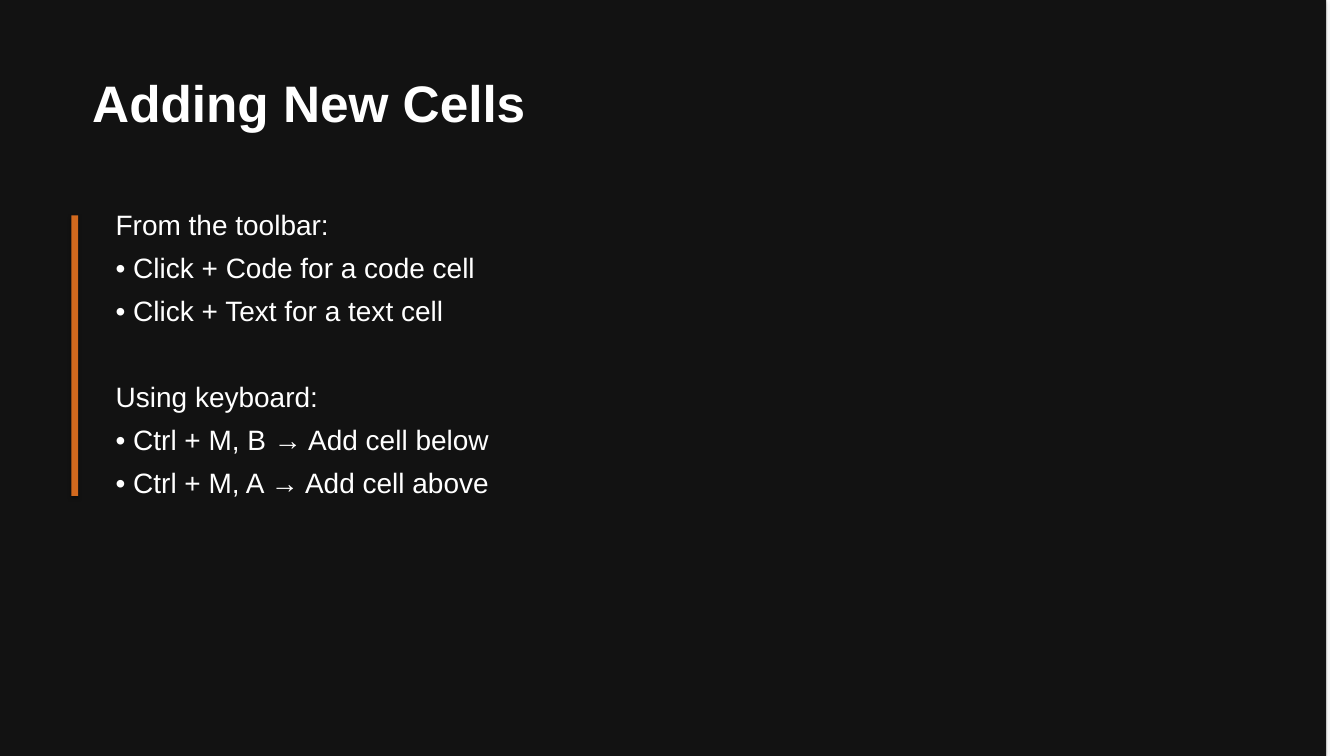
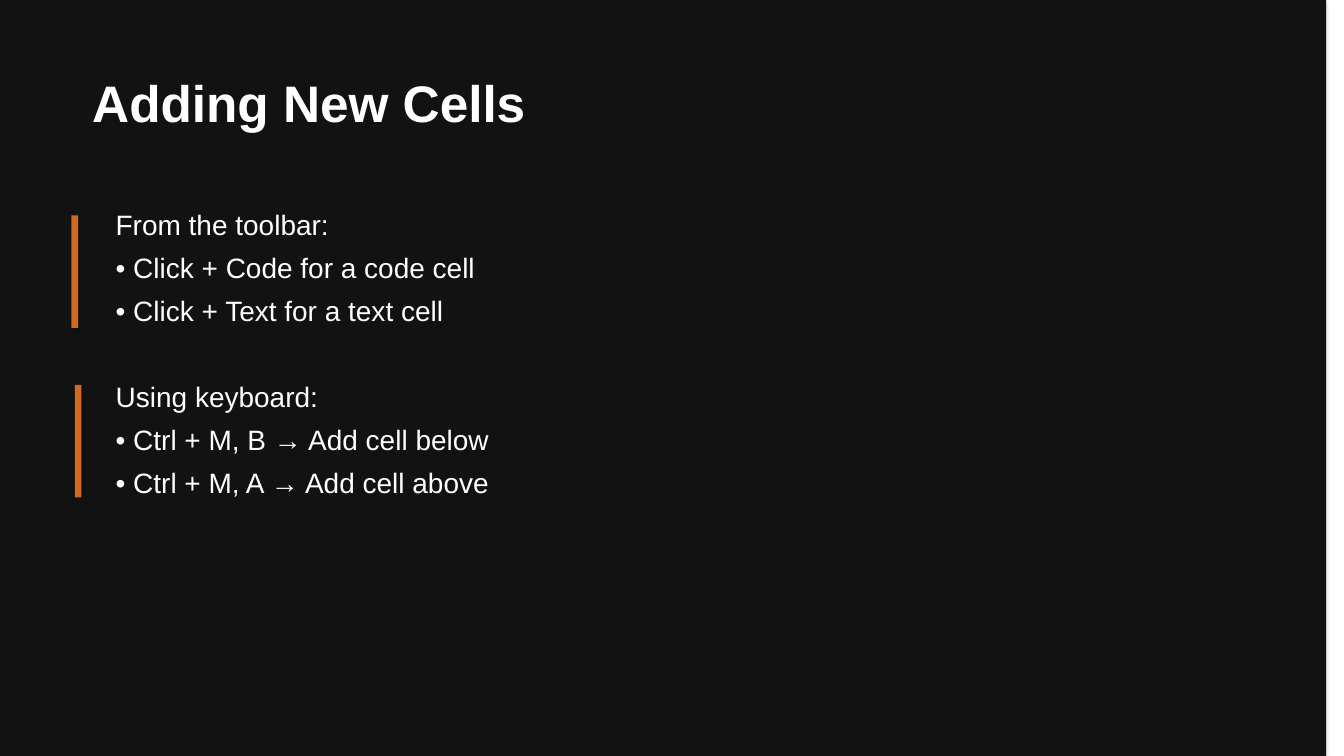
Before and after one commit to kerryback/mgmt675, a slide deck: slide 17 of colab.pptx. Drawn at 1344x756 pixels with LibreOffice and Linux fonts; fonts in the diff are those of the drawing. Boxes give left, top, right and bottom in pixels: in the first picture for what was removed or moved away, otherwise in the second. Text is boxed around its words. In the diff, an @@ line names an element or a change of style, - is before the commit and + after.

```diff
--- a/colab.pptx
+++ b/colab.pptx
@@ rectangle: place and size @@
-rectangle at <box>71,215,78,496</box>
+rectangle at <box>71,215,78,328</box>
@@ rectangle added at <box>75,385,81,497</box>, fill #D2691E @@
```
Also in this commit, not shown: 10 other slides changed, 1 slide added, 8 slides removed, 3 other files.
